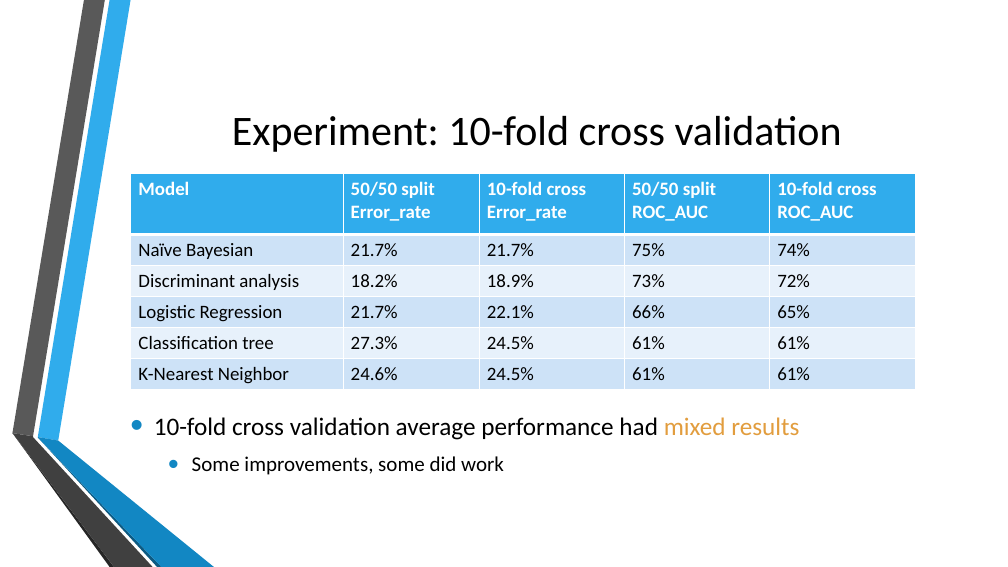
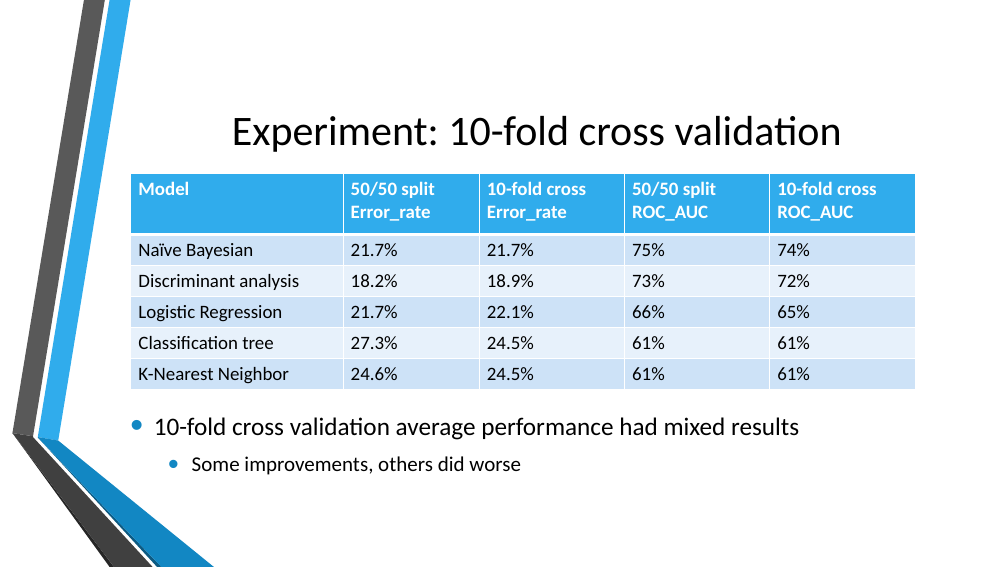
Before and after one commit to jb08/credit_card_default_ML, a slide deck: slide 10 of Predicting_Credit_Card_defaults.pptx. Drawn at 1008x567 pixels with LibreOffice and Linux fonts; fonts in the diff are those of the drawing; background and template pictures are left out. Boxes give left, top, right and bottom in pixels: in the first picture for what was removed or moved away, otherwise in the second. Text is boxed around its words. In the diff, an @@ line names an element or a change of style, - is before the commit and + after.

```diff
--- a/Predicting_Credit_Card_defaults.pptx
+++ b/Predicting_Credit_Card_defaults.pptx
@@ text at box(154, 417, 799, 440): text colour #E29D3E to #000000 in "mixed results" @@
@@ text at box(192, 456, 521, 475): text changed @@
-  • Some improvements, some did work
+  • Some improvements, others did worse
```
Also in this commit, not shown: 3 other slides changed, 6 other files.
